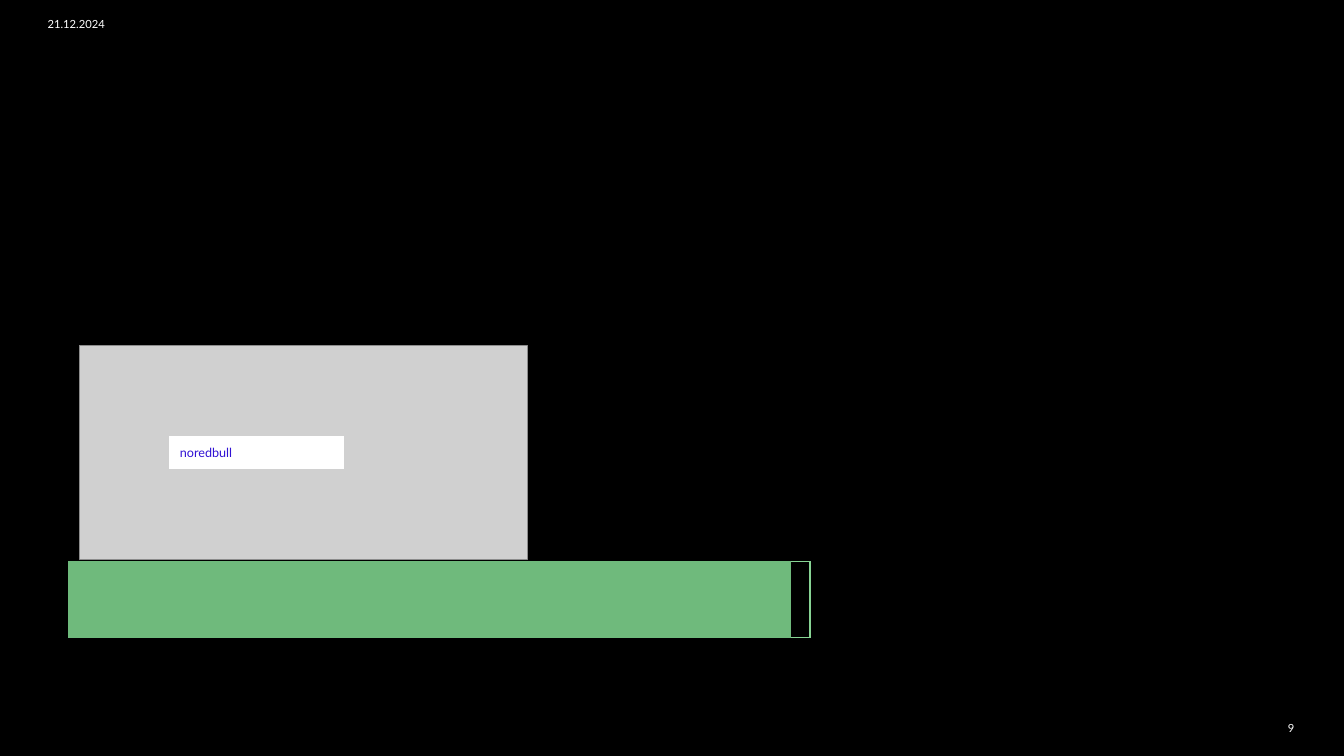
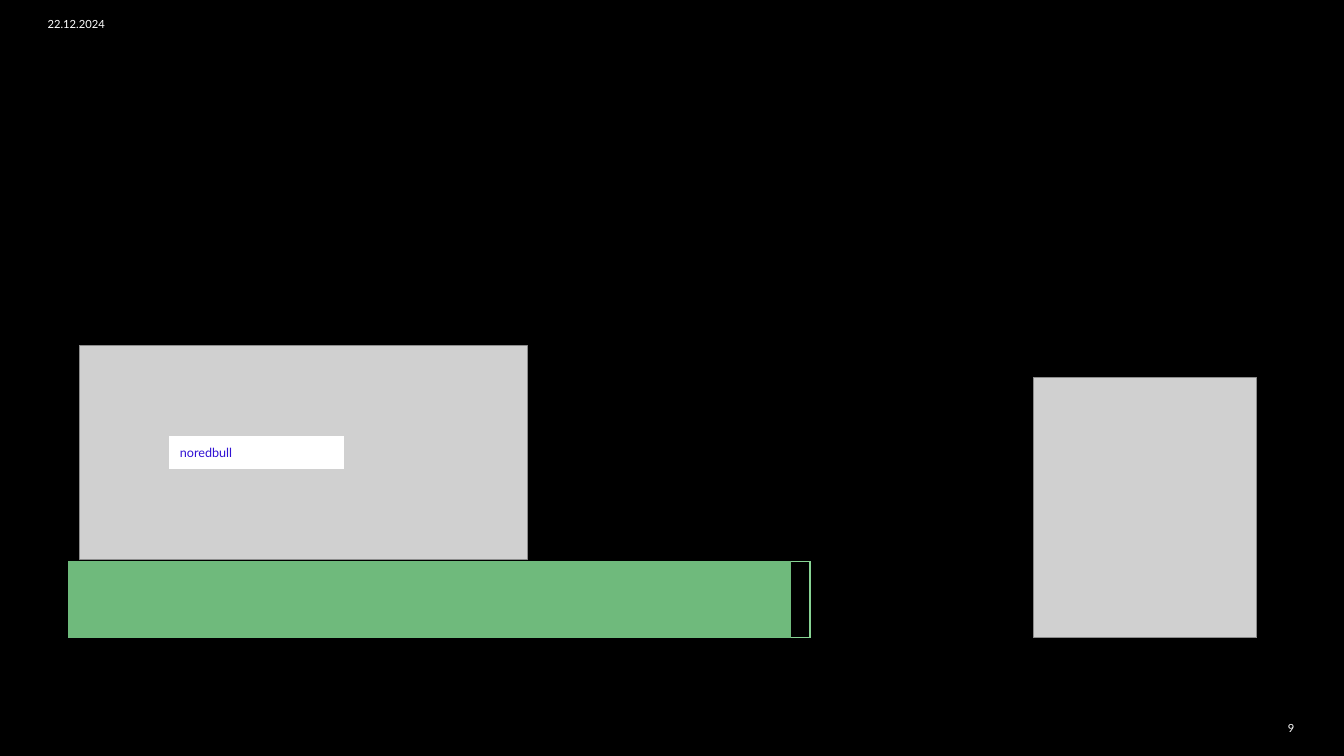
Before and after one commit to raidfb/Service-for-Ostrova65, a slide deck: slide 9 of Presentation 3.pptx. Drawn at 1344x756 pixels with LibreOffice and Linux fonts; fonts in the diff are those of the drawing; grey boxes stand for pictures; background and template pictures are left out. Boxes give left, top, right and bottom in pixels: in the first picture for what was removed or moved away, otherwise in the second. Text is boxed around its words. In the diff, an @@ line names an element or a change of style, - is before the commit and + after.

```diff
--- a/Presentation 3.pptx
+++ b/Presentation 3.pptx
@@ text at (x1=48, y1=20, x2=105, y2=28): text changed @@
-21.12.2024
+22.12.2024
@@ picture added at (x1=1034, y1=378, x2=1257, y2=638) @@
```
Also in this commit, not shown: 9 other slides changed.
